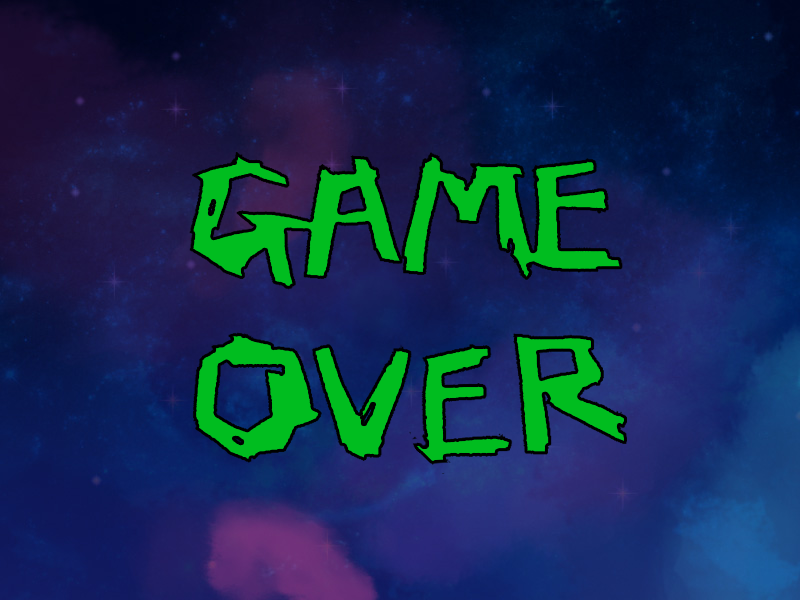
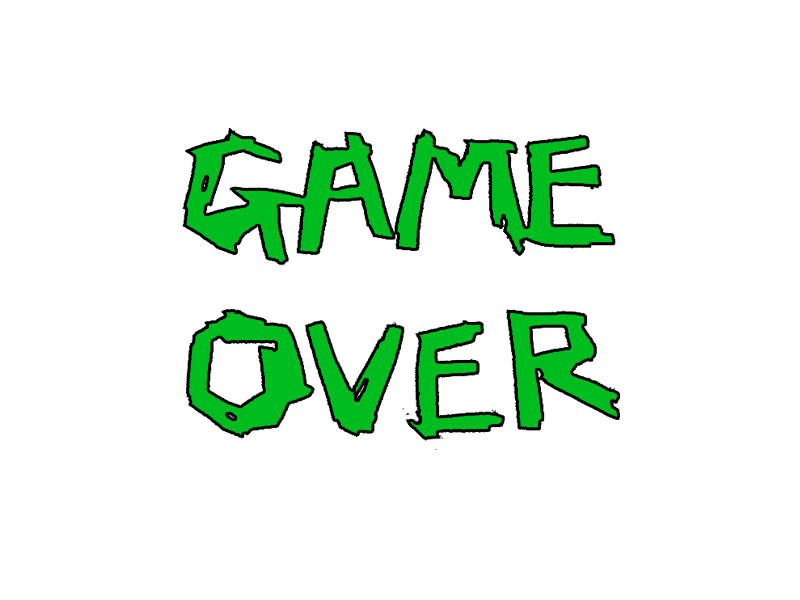
Layer changes from the first 800×600 image to the second:
painted on "레이어 2" over box(182, 128, 627, 474)
hid "레이어 0" over box(0, 0, 800, 600)
